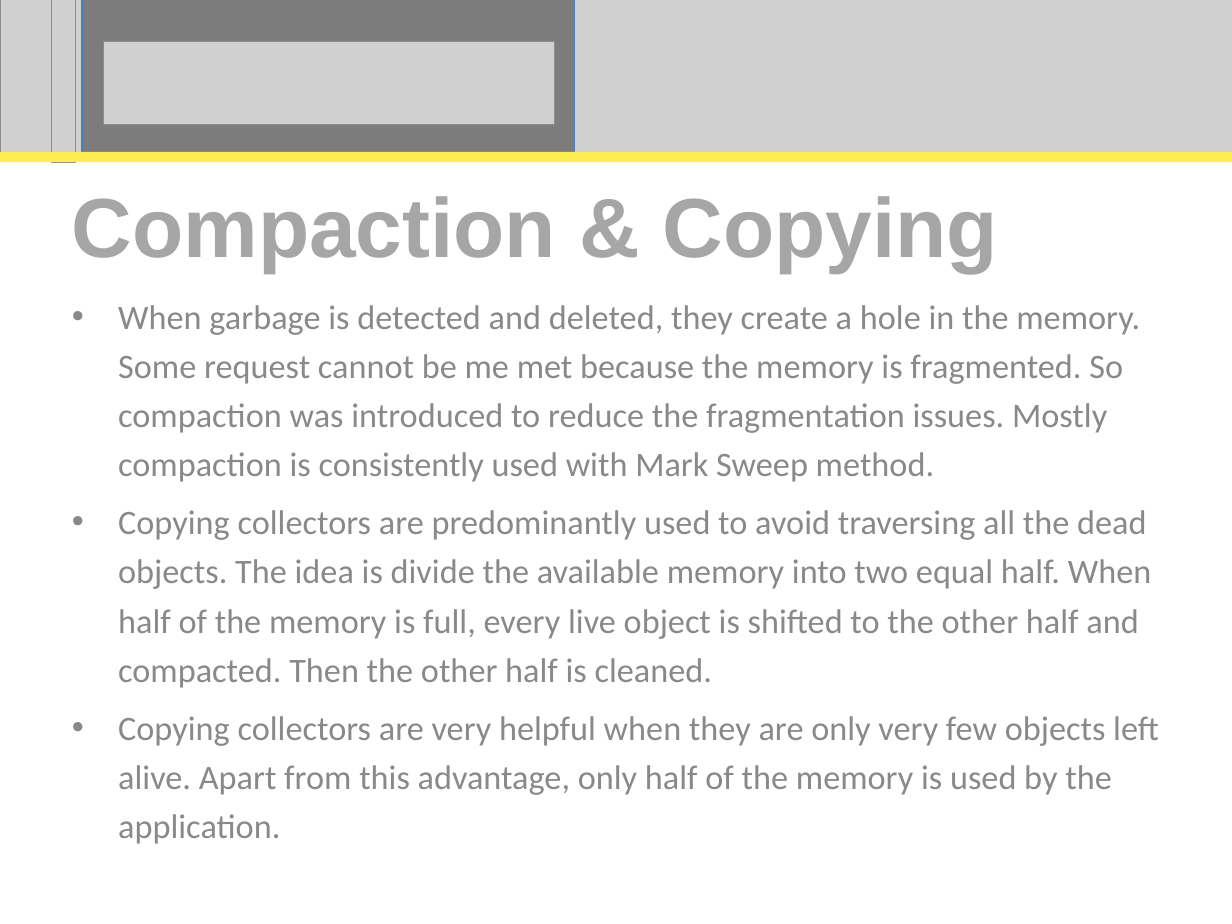
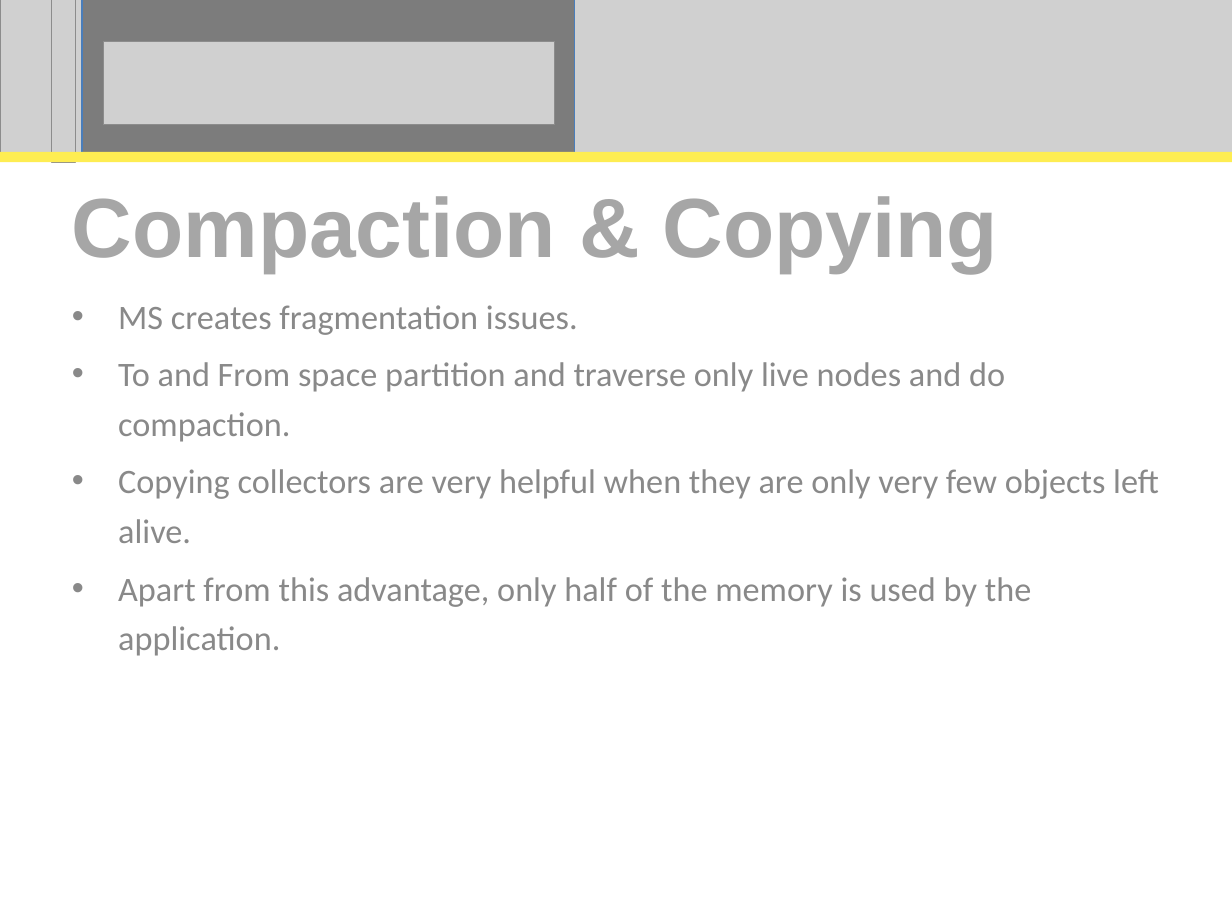
Before and after one commit to perpetualcoder/thesis, a slide deck: slide 14 of thesis-writing/thesisppt/Proposal.ppt. Drawn at 1232x924 pixels with LibreOffice and Linux fonts; fonts in the diff are those of the drawing; grey boxes stand for pictures. Boxes give left, top, right and bottom in pixels: in the first picture for what was removed or moved away, otherwise in the second. Text is boxed around its words. In the diff, an @@ line names an element or a change of style, - is before the commit and + after.

```diff
--- a/thesis-writing/thesisppt/Proposal.ppt
+++ b/thesis-writing/thesisppt/Proposal.ppt
@@ subtitle at (x1=118, y1=305, x2=1159, y2=656): text changed @@
-• When garbage is detected and deleted, they create a hole in the memory. Some request cannot be me met because the memory is fragmented. So compaction was introduced to reduce the fragmentation issues. Mostly compaction is consistently used with Mark Sweep method.
-• Copying collectors are predominantly used to avoid traversing all the dead objects. The idea is divide the available memory into two equal half. When half of the memory is full, every live object is shifted to the other half and compacted. Then the other half is cleaned.
-• Copying collectors are very helpful when they are only very few objects left alive. Apart from this advantage, only half of the memory is used by the application.
+• MS creates fragmentation issues.
+• To and From space partition and traverse only live nodes and do compaction.
+• Copying collectors are very helpful when they are only very few objects left alive.
+• Apart from this advantage, only half of the memory is used by the application.
```
Also in this commit, not shown: 21 other slides changed, 3 slides added, 6 slides removed.
